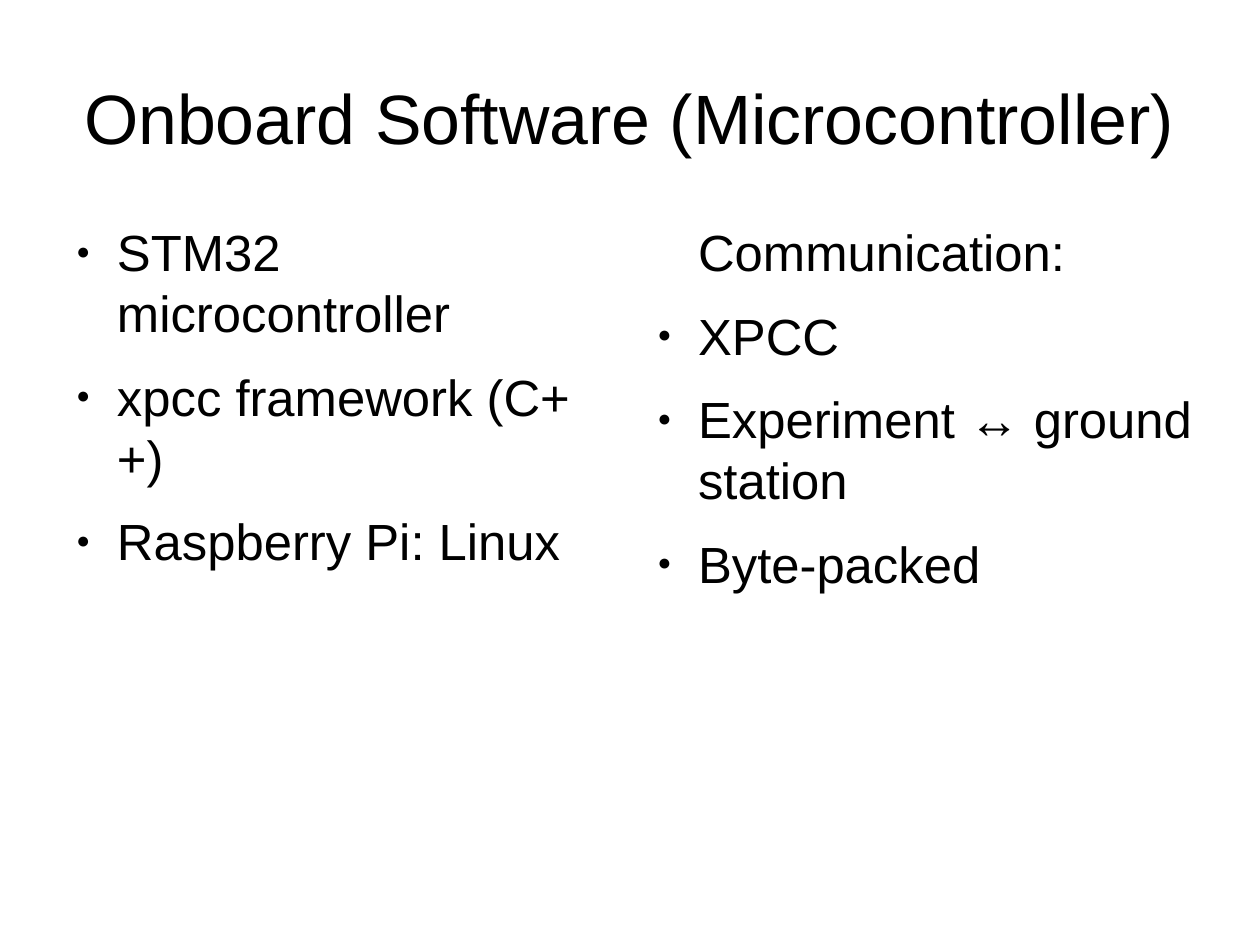
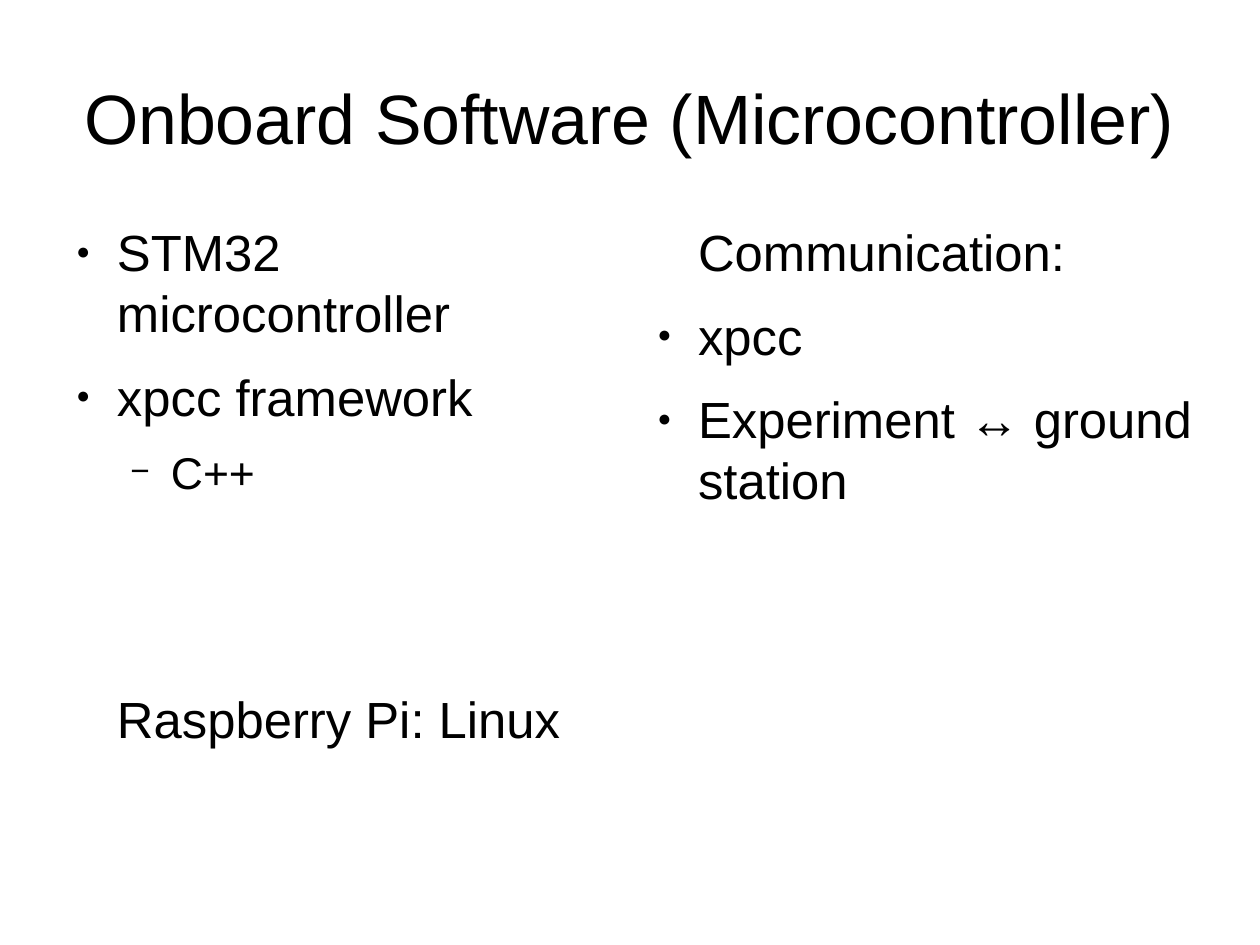
Before and after one commit to rx-viper/elektronik-und-software, a slide deck: slide 9 of presentations/PDR_Electronics.odp. Drawn at 1260x945 pixels with LibreOffice and Linux fonts; fonts in the diff are those of the drawing. Boxes give left, top, right and bottom in pixels: in the first picture for what was removed or moved away, otherwise in the second. Text is boxed around its words. In the diff, an @@ line names an element or a change of style, - is before the commit and + after.

Commit message:
presentations: pdr presentation updated

```diff
--- a/presentations/PDR_Electronics.odp
+++ b/presentations/PDR_Electronics.odp
@@ text at [698,327,802,365]: text changed @@
-● XPCC
+● xpcc
@@ text at [117,379,473,490]: text changed @@
-● xpcc framework (C++)
+● xpcc framework
+  − C++
@@ text at [698,546,980,593]: paragraph removed @@
-● Byte-packed
@@ text at [117,701,560,748]: bullet ● to none @@
```
Also in this commit, not shown: 1 other slide changed.
